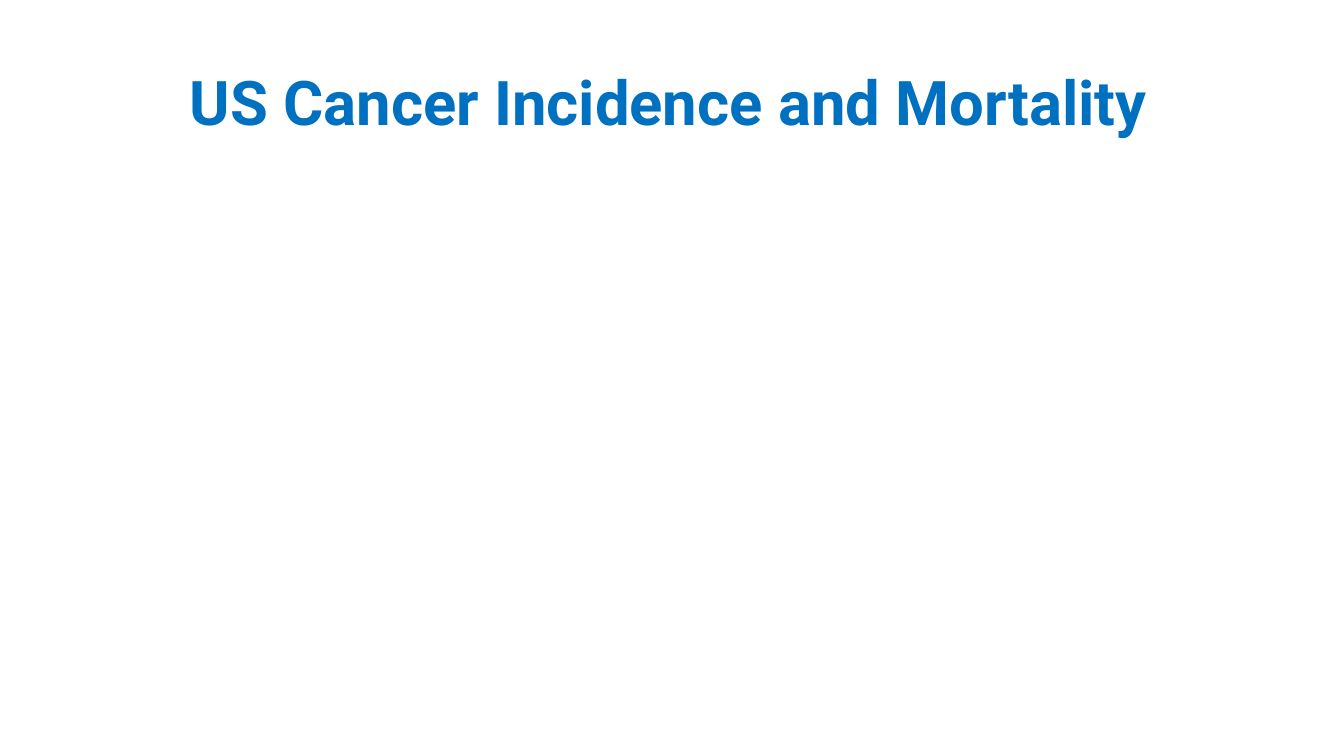
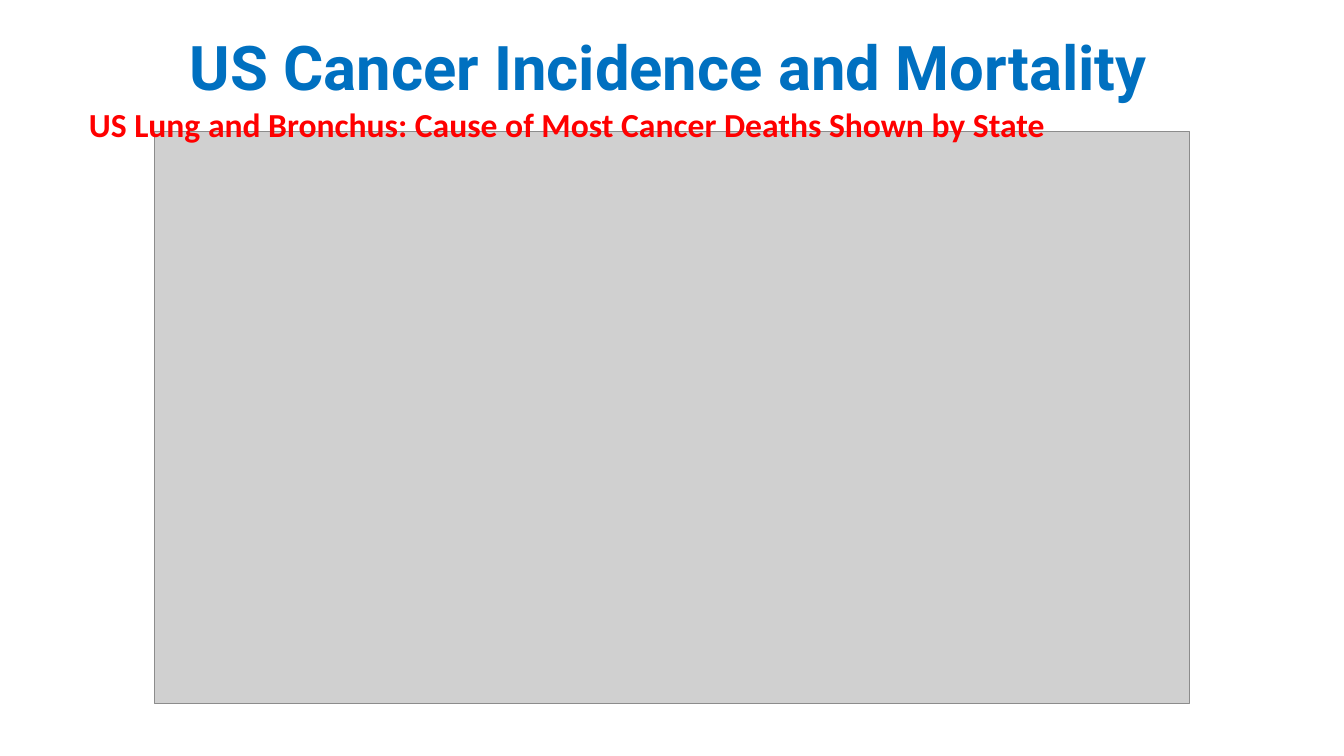
Before and after one commit to pegblaine/mblaine_project_1, a slide deck: slide 7 of Project1/Cancer Incidence and Mortality Project 1.pptx (slide 2 before the commit). Drawn at 1344x756 pixels with LibreOffice and Linux fonts; fonts in the diff are those of the drawing; grey boxes stand for pictures. Boxes give left, top, right and bottom in pixels: in the first picture for what was removed or moved away, otherwise in the second. Text is boxed around its words. In the diff, an @@ line names an element or a change of style, - is before the commit and + after.

```diff
--- a/Project1/Cancer Incidence and Mortality Project 1.pptx
+++ b/Project1/Cancer Incidence and Mortality Project 1.pptx
@@ title "US Cancer Incidence and Mortality": place and size @@
-title "US Cancer Incidence and Mortality" at [190,78,1147,138]
+title "US Cancer Incidence and Mortality" at [190,43,1147,103]
@@ subtitle added at [89,109,1045,145], 24 pt, text #FF0000, bold @@
+US Lung and Bronchus: Cause of Most Cancer Deaths Shown by State
@@ picture added at [154,131,1190,704] @@
```
Also in this commit, not shown: 5 other slides changed, 2 slides added, 13 other files.
